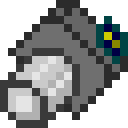
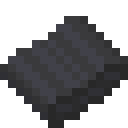
The second 128x128 image is a revision of the first. Changes to its layers:
added layer "Rubber Band" above "Nozzle" over <box>0,16,128,128</box>
hid "Motor" over <box>0,0,128,128</box>
